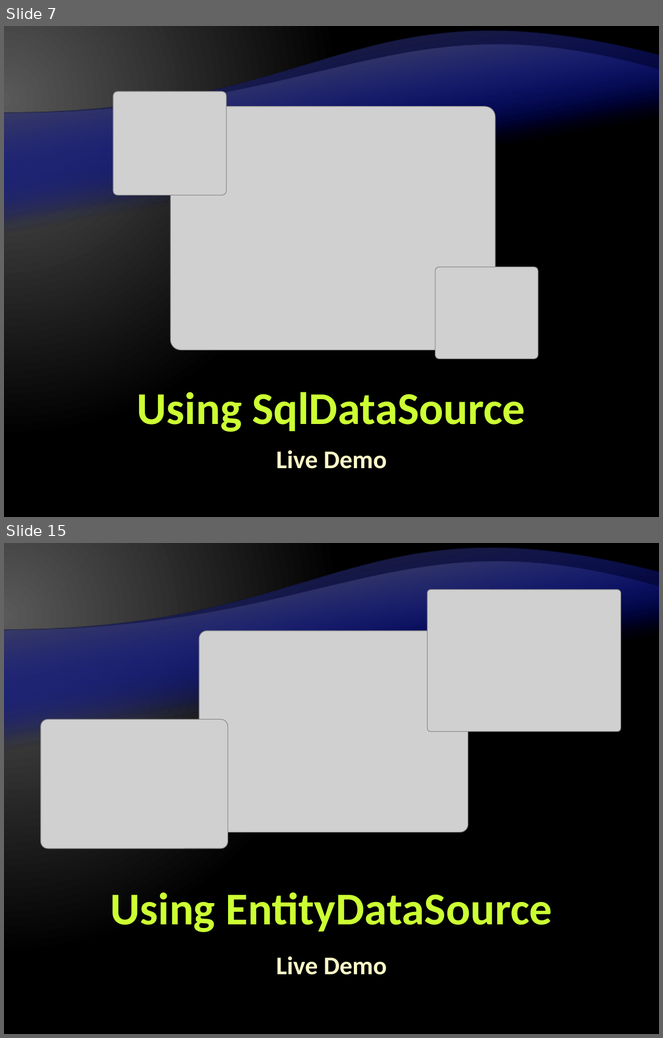
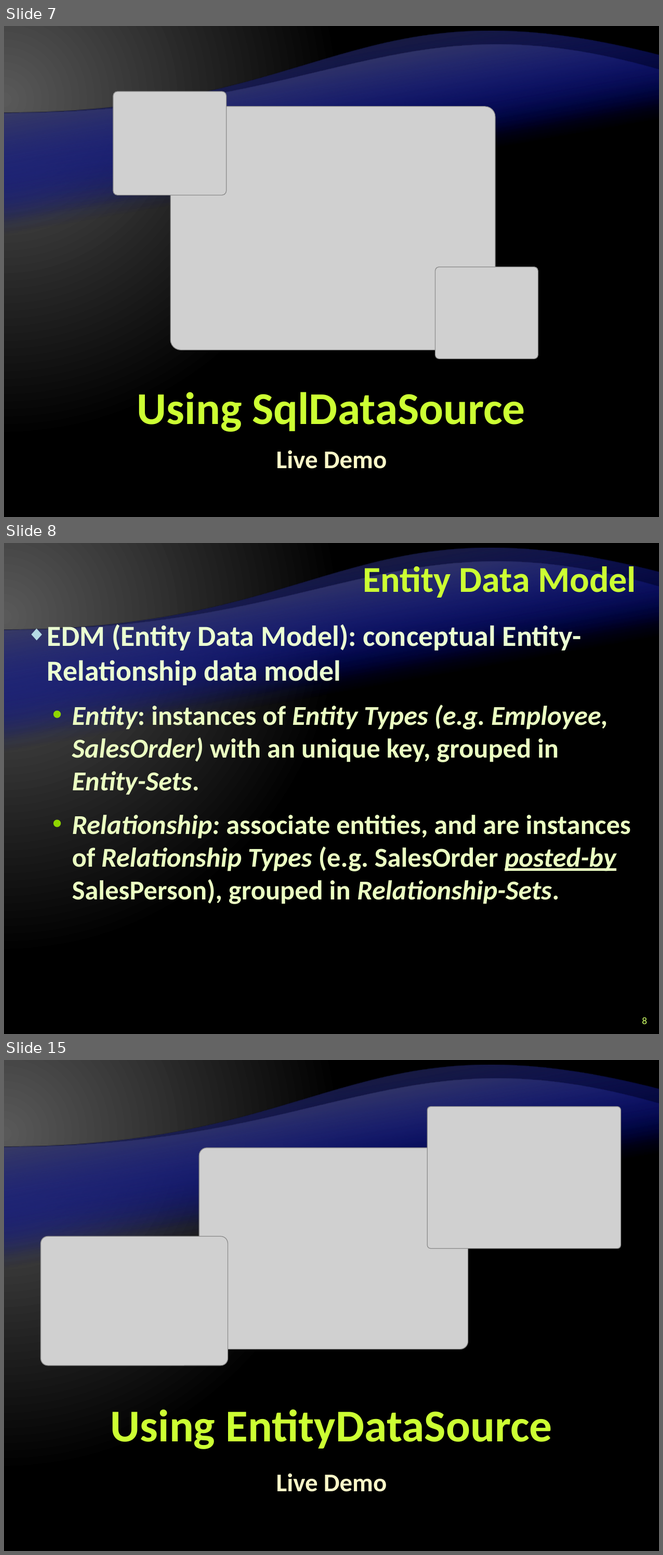
Before and after one commit to Graveheart/aspnetcourse, a slide deck: 2010/lectures/10. ASP.NET-and-Databases.pptx. Shown one above the other, each under a label of ours: slides 7 and 15 before the commit, slides 7, 8 and 15 after it; the slides between them are not shown. The pictures are 663x1038 and 663x1555 pixels, drawn with LibreOffice and Linux fonts; fonts in the diff are those of the drawing; grey boxes stand for pictures; background and template pictures are left out. Boxes give left, top, right and bottom in pixels: in the first picture for what was removed or moved away, otherwise in the second. Text is boxed around its words. In the diff, an @@ line names an element or a change of style, - is before the commit and + after.

```diff
--- a/2010/lectures/10. ASP.NET-and-Databases.pptx
+++ b/2010/lectures/10. ASP.NET-and-Databases.pptx
@@ slide 8 added at box(4, 543, 659, 1034), background gradient #595959 to #000000; not listed: 4 template elements that a slide beside it also shows @@
@@ title added at box(363, 562, 636, 598), 40 pt, text #CCFF33, bold @@
+Entity Data Model
@@ text added at box(47, 622, 631, 904), 30 pt, text #EBFFC2, bold @@
+◆ EDM (Entity Data Model): conceptual Entity-Relationship data model
+  • Entity: instances of Entity Types (e.g. Employee, SalesOrder) with an unique key, grouped in Entity-Sets.
+  • Relationship: associate entities, and are instances of Relationship Types (e.g. SalesOrder posted-by SalesPerson), grouped in Relationship-Sets.
@@ page number added at box(642, 1018, 647, 1025), 11 pt, text #CCFF66 @@
+8
```
Also in this commit, not shown: 10 slides changed, 2 other slides added, 3 slides removed.
